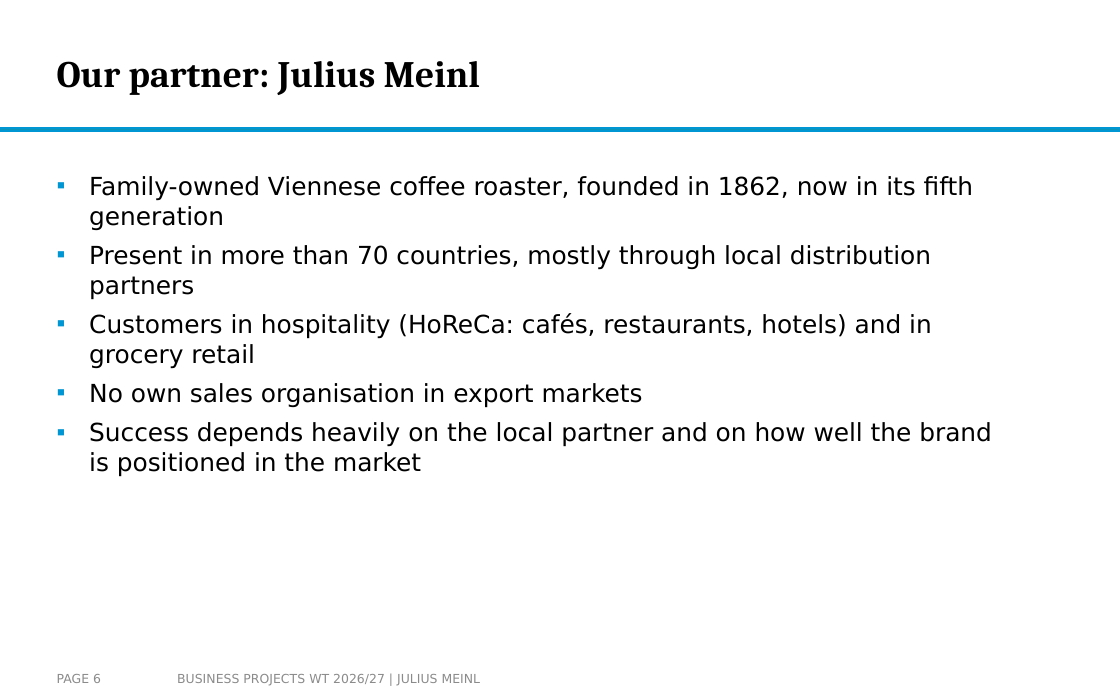
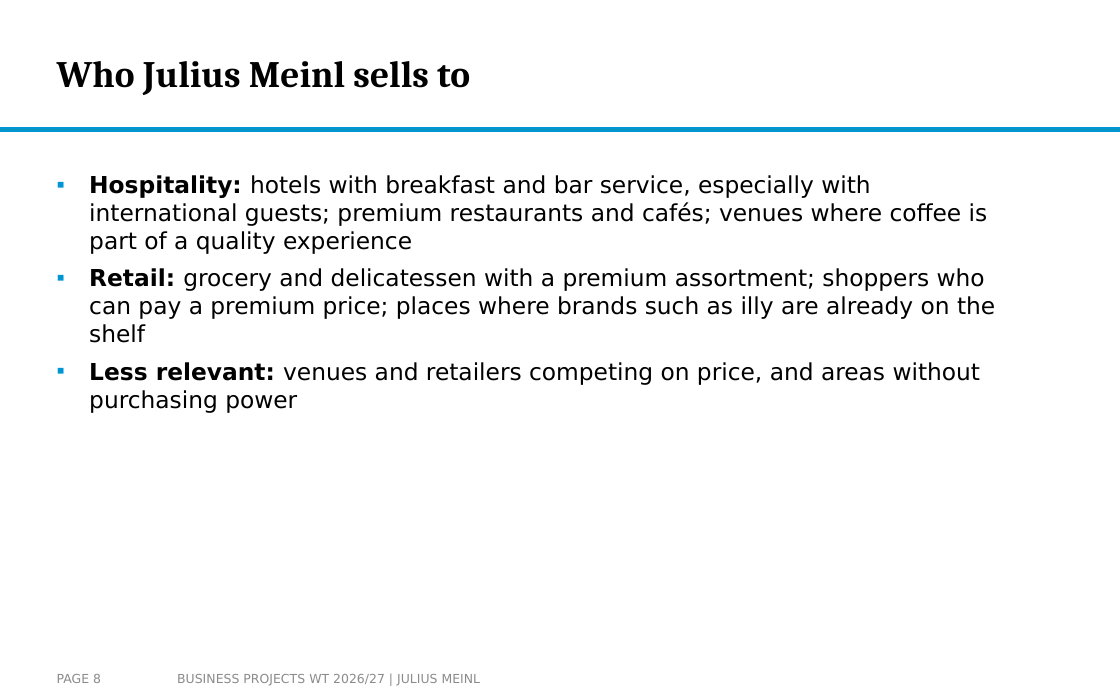
Before and after one commit to arnefloh-wu/ib-business-projects, a slide deck: slide 8 of WT26-27/Business Projects WT26-27 Slides.pptx (slide 6 before the commit). Drawn at 1120x700 pixels with LibreOffice and Linux fonts; fonts in the diff are those of the drawing; background and template pictures are left out. Boxes give left, top, right and bottom in pixels: in the first picture for what was removed or moved away, otherwise in the second. Text is boxed around its words. In the diff, an @@ line names an element or a change of style, - is before the commit and + after.

```diff
--- a/WT26-27/Business Projects WT26-27 Slides.pptx
+++ b/WT26-27/Business Projects WT26-27 Slides.pptx
@@ title at <box>57,61,470,95</box>: text changed @@
-Our partner: Julius Meinl
+Who Julius Meinl sells to
@@ text at <box>89,175,995,413</box>: text changed; size 16 to 15 pt @@
-▪ Family-owned Viennese coffee roaster, founded in 1862, now in its fifth generation
-▪ Present in more than 70 countries, mostly through local distribution partners
-▪ Customers in hospitality (HoReCa: cafés, restaurants, hotels) and in grocery retail
-▪ No own sales organisation in export markets
-▪ Success depends heavily on the local partner and on how well the brand is positioned in the market
+▪ Hospitality: hotels with breakfast and bar service, especially with international guests; premium restaurants and cafés; venues where coffee is part of a quality experience
+▪ Retail: grocery and delicatessen with a premium assortment; shoppers who can pay a premium price; places where brands such as illy are already on the shelf
+▪ Less relevant: venues and retailers competing on price, and areas without purchasing power
```
Also in this commit, not shown: 2 other slides changed, 2 slides added, 1 slide removed, 1 other file.
